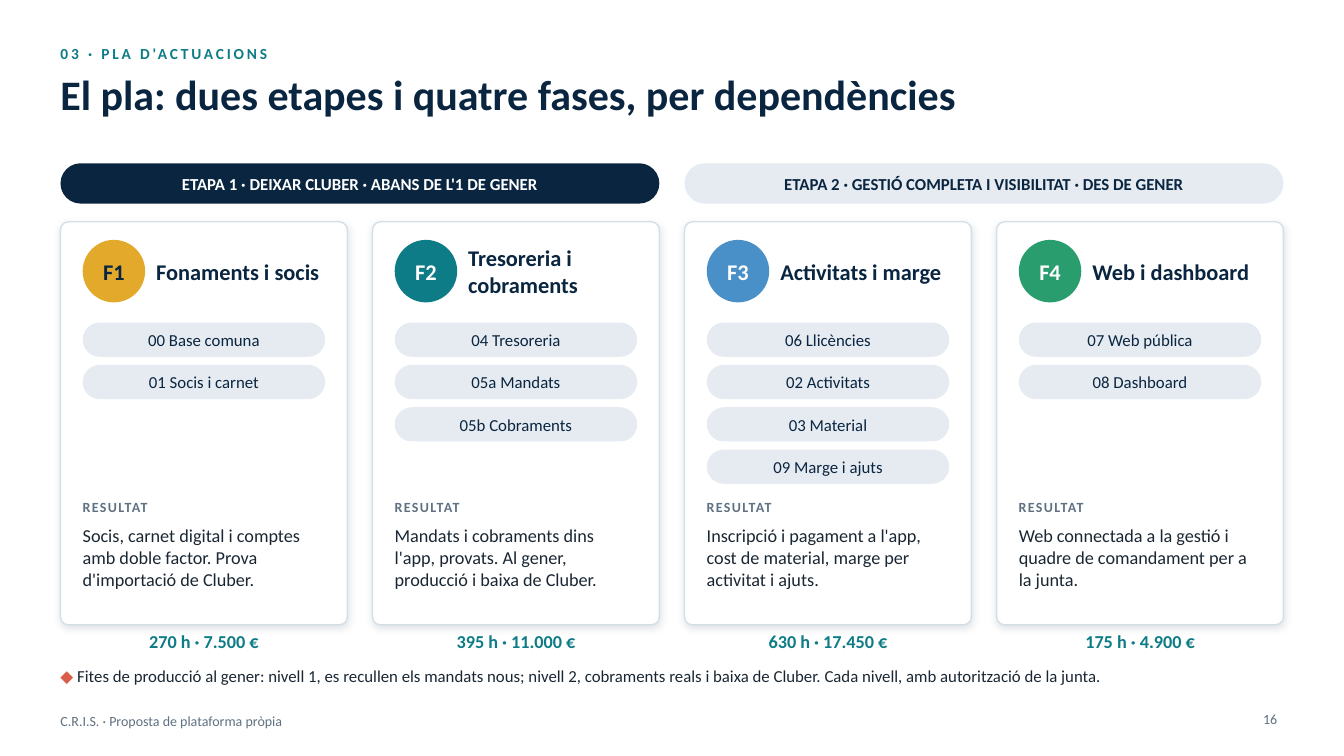
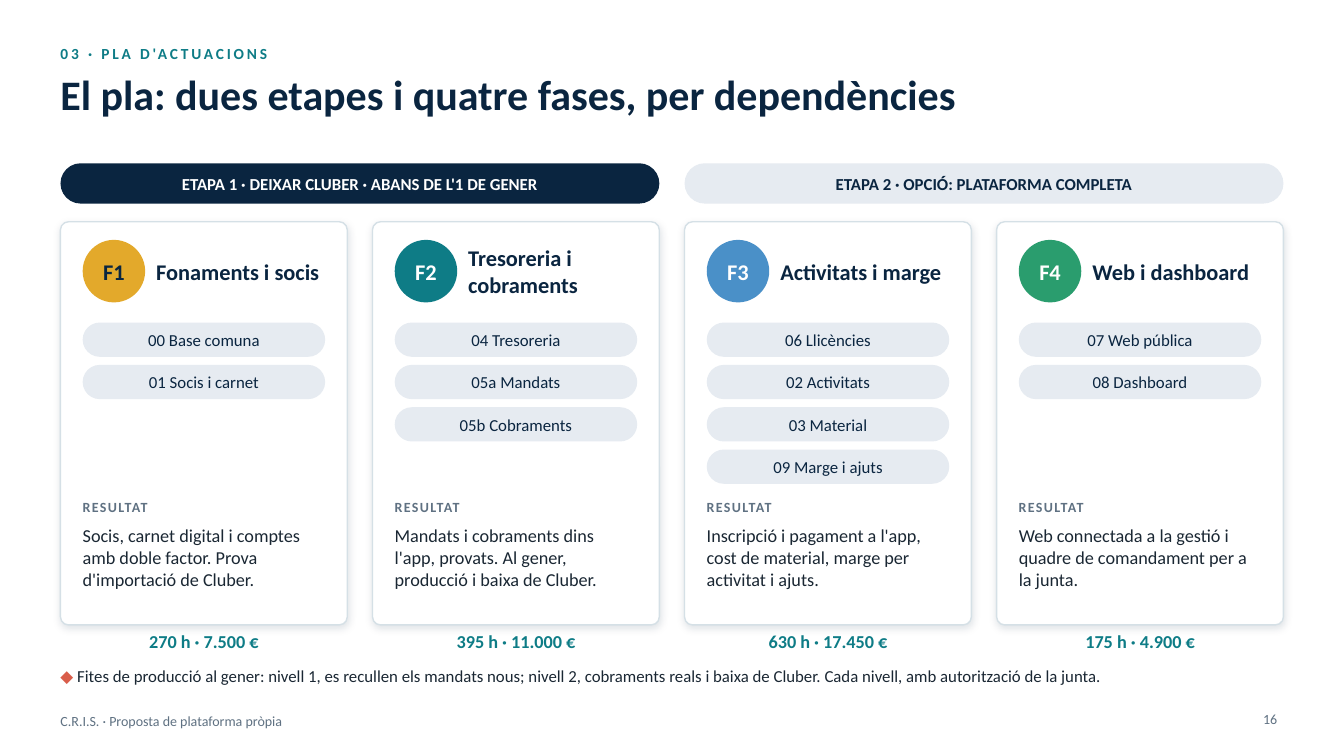
Before and after one commit to gerardtristan/Centre-de-Recuperacio-i-d-Investigacions-Submarines-App-Web, a slide deck: slide 16 of docs/entregues/Proposta-CRIS-plataforma.pptx. Drawn at 1344x756 pixels with LibreOffice and Linux fonts; fonts in the diff are those of the drawing; background and template pictures are left out. Boxes give left, top, right and bottom in pixels: in the first picture for what was removed or moved away, otherwise in the second. Text is boxed around its words. In the diff, an @@ line names an element or a change of style, - is before the commit and + after.

```diff
--- a/docs/entregues/Proposta-CRIS-plataforma.pptx
+++ b/docs/entregues/Proposta-CRIS-plataforma.pptx
@@ text at [836,176,1132,190]: text changed @@
-ETAPA 2 · GESTIÓ COMPLETA I VISIBILITAT · DES DE GENER
+ETAPA 2 · OPCIÓ: PLATAFORMA COMPLETA
```
Also in this commit, not shown: 4 other slides changed, 1 other file.
